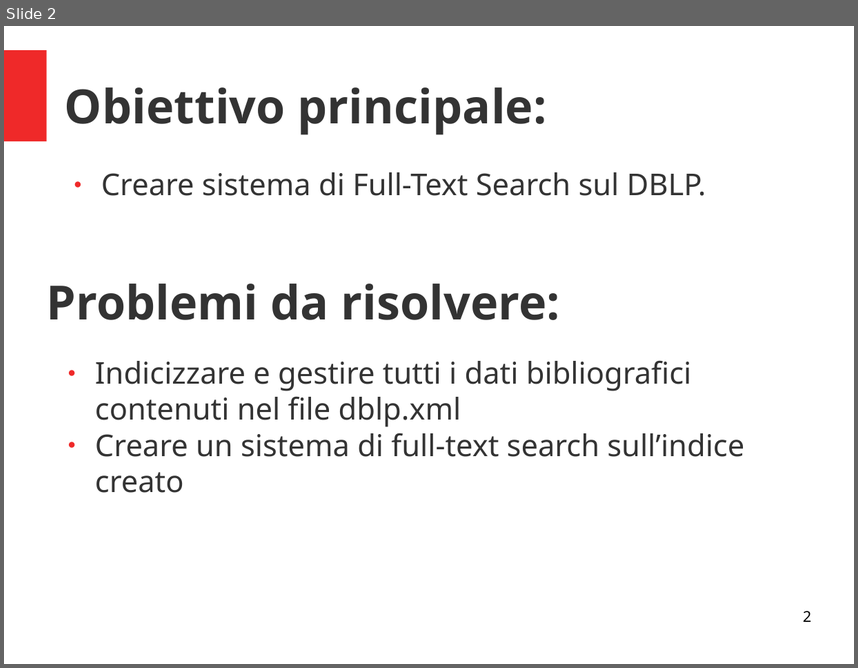
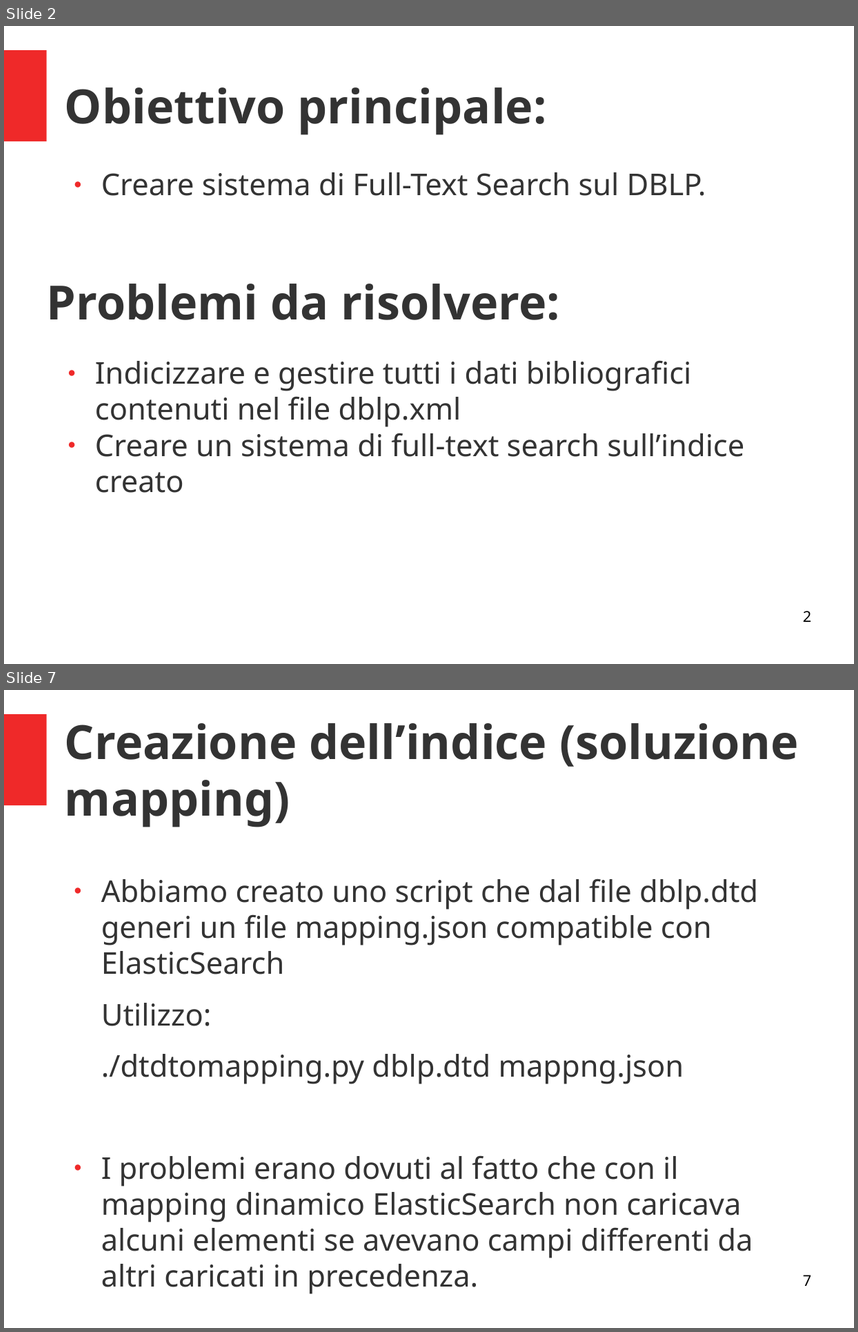
Before and after one commit to The-BFG/DBLP, a slide deck: PresentazioneProgetto.odp. Shown one above the other, each under a label of ours: slide 2 before the commit, slides 2 and 7 after it; the slides between them are not shown. The pictures are 858x668 and 858x1332 pixels, drawn with LibreOffice and Linux fonts; fonts in the diff are those of the drawing. Boxes give left, top, right and bottom in pixels: in the first picture for what was removed or moved away, otherwise in the second. Text is boxed around its words. In the diff, an @@ line names an element or a change of style, - is before the commit and + after.

```diff
--- a/PresentazioneProgetto.odp
+++ b/PresentazioneProgetto.odp
@@ slide 7 added at (4,690,854,1328), background #FFFFFF; not listed: 1 template element that a slide beside it also shows @@
@@ title added at (65,723,799,827), 44 pt, text #333333, bold @@
+Creazione dell’indice (soluzione mapping)
@@ text added at (101,878,758,1258), 28 pt, text #333333 @@
+● Abbiamo creato uno script che dal file dblp.dtd generi un file mapping.json compatible con ElasticSearch
+Utilizzo:
+./dtdtomapping.py dblp.dtd mappng.json
+● I problemi erano dovuti al fatto che con il mapping dinamico ElasticSearch non caricava alcuni elementi se avevano campi differenti da altri caricati in precedenza.
@@ page number added at (803,1274,811,1285), 14 pt, text #000000 @@
+7
```
Also in this commit, not shown: 2 slides changed, 9 other slides added.
